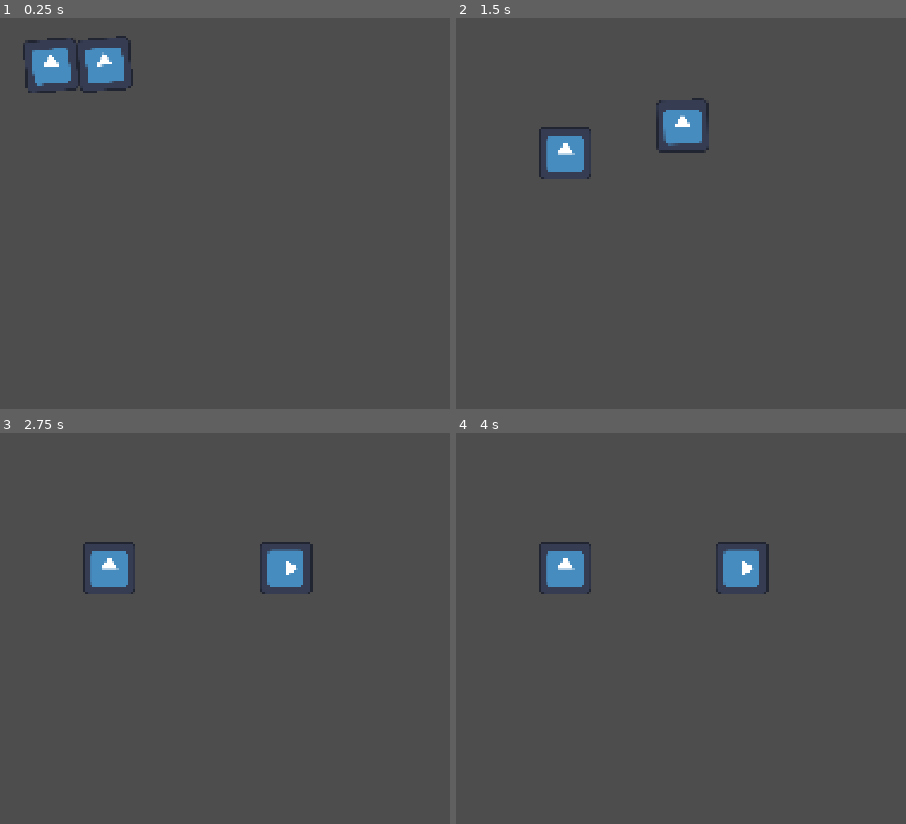
Above: before the commit, frames 1-4 (two rows, left to right).
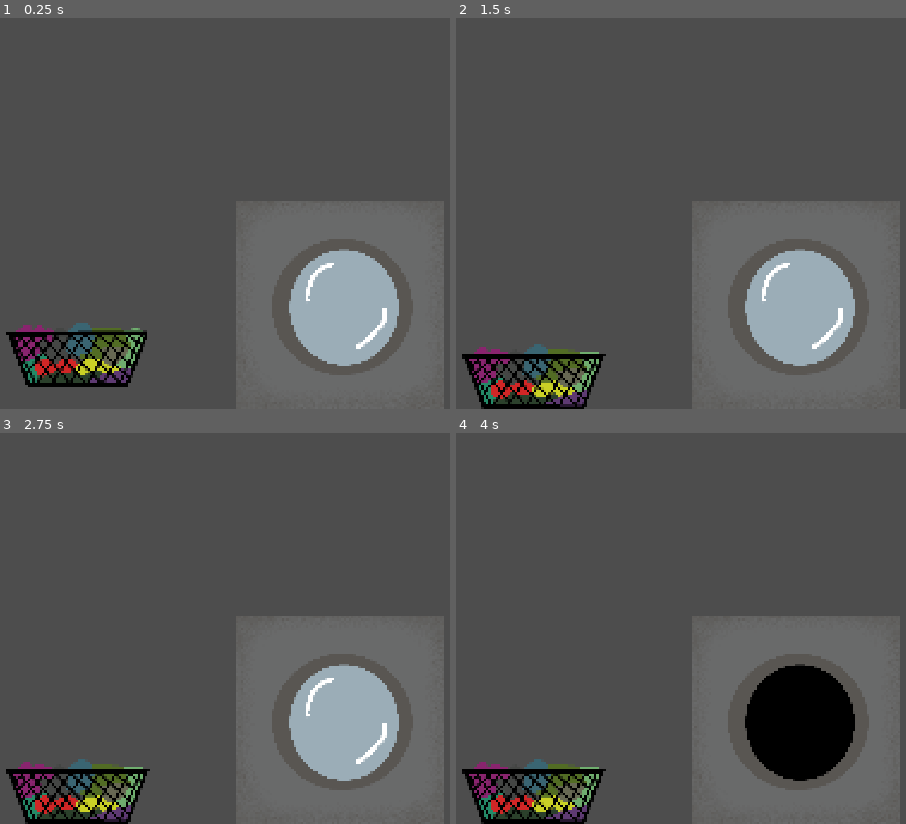
Above: after the commit, the same moments.

Repository: AndrewCromar/quux
Game: Godot game, scene res://scenes/world.tscn
Same seed, same stepped clock (60 frames per second), same inputs: the game is played once before the commit and once after it. The engine's default icon, where the game draws it, is replaced by a stand-in: a white triangle on a blue panel in a dark square.
Inputs (mouse positions are in pixels of both pictures, inside the frame that each line leads up to):
- Up to frame 1 (0.25 s): no input
- Up to frame 2 (1.5 s): drag from (505, 104) to (613, 84) at 0.52 s; drag from (564, 154) to (492, 272) at 1.27 s
- Up to frame 3 (2.75 s): move the mouse to (157, 499) at 2.02 s; click (157, 499) at 2.17 s
- Up to frame 4 (4 s): tap Enter at 2.75 s; drag from (492, 687) to (outside the picture) at 2.77 s; tap Space at 3.5 s; move the mouse to (775, 667) at 3.52 s; click (775, 667) at 3.67 s

The runs differ from the first frame. In frame 1, 24% of the frame differs, in the area x 1-99%, y 4-100%; in frame 2, 24%, in the area x 1-99%, y 20-100%; in frame 3, 24%; in frame 4, 24%.

Commit message:
working on machines

Diff:
--- a/godot-project/project.godot
+++ b/godot-project/project.godot
@@ -25,6 +25,7 @@
 [file_customization]
 
 folder_colors={
+"res://assets/": "purple",
 "res://scenes/": "red",
 "res://scripts/": "orange"
 }
--- a/godot-project/scenes/hamper.tscn
+++ b/godot-project/scenes/hamper.tscn
@@ -1,17 +1,21 @@
 [gd_scene format=3 uid="uid://mqjis7drf21v"]
 
-[ext_resource type="Texture2D" uid="uid://wgbp4vh5wvfm" path="res://icon.svg" id="1_j62j5"]
 [ext_resource type="Script" uid="uid://db0y1hi4kkp4e" path="res://scripts/hamper.gd" id="1_jnhrs"]
-
-[sub_resource type="RectangleShape2D" id="RectangleShape2D_jnhrs"]
-size = Vector2(128, 128)
+[ext_resource type="Texture2D" uid="uid://dfxrfcxi0h5pj" path="res://assets/hamper_empty.png" id="2_jnhrs"]
+[ext_resource type="Texture2D" uid="uid://c8kpavw4okk68" path="res://assets/hamper_full_dry.png" id="3_qiu2a"]
+[ext_resource type="Texture2D" uid="uid://buy1x5fhjsxvv" path="res://assets/hamper_full_wet.png" id="4_tq2a4"]
 
 [node name="Hamper" type="RigidBody2D" unique_id=1841701046]
+z_index = 1
 input_pickable = true
 script = ExtResource("1_jnhrs")
+graphic_empty = ExtResource("2_jnhrs")
+graphic_full_dry = ExtResource("3_qiu2a")
+graphic_full_wet = ExtResource("4_tq2a4")
 
-[node name="CollisionShape2D" type="CollisionShape2D" parent="." unique_id=416942351]
-shape = SubResource("RectangleShape2D_jnhrs")
+[node name="CollisionShape2D" type="CollisionPolygon2D" parent="." unique_id=1385030802]
+polygon = PackedVector2Array(-175, -30, 175, -30, 120, 100, -120, 100)
 
 [node name="Sprite2D" type="Sprite2D" parent="." unique_id=1341705435]
-texture = ExtResource("1_j62j5")
+z_index = 1
+texture = ExtResource("2_jnhrs")
--- a/godot-project/scenes/machine.tscn
+++ b/godot-project/scenes/machine.tscn
@@ -1,3 +1,19 @@
 [gd_scene format=3 uid="uid://ck2fs1yqbf2nd"]
 
-[node name="Machine" type="Node2D" unique_id=844803869]
+[ext_resource type="Script" uid="uid://b7n8afr24tjuj" path="res://scripts/machine.gd" id="1_73k52"]
+[ext_resource type="Texture2D" uid="uid://bx1jbc00tvodf" path="res://assets/washer_empty_closed.png" id="1_a5lir"]
+[ext_resource type="Texture2D" uid="uid://m83j6wsk2qdm" path="res://assets/washer_empty_open.png" id="3_448ux"]
+
+[sub_resource type="RectangleShape2D" id="RectangleShape2D_a5lir"]
+size = Vector2(500, 500)
+
+[node name="Machine" type="Area2D" unique_id=1409377652]
+script = ExtResource("1_73k52")
+graphic_empty_closed = ExtResource("1_a5lir")
+graphic_empty_open = ExtResource("3_448ux")
+
+[node name="CollisionShape2D" type="CollisionShape2D" parent="." unique_id=1850751553]
+shape = SubResource("RectangleShape2D_a5lir")
+
+[node name="Sprite2D" type="Sprite2D" parent="." unique_id=2117422900]
+texture = ExtResource("1_a5lir")
--- a/godot-project/scenes/world.tscn
+++ b/godot-project/scenes/world.tscn
@@ -1,21 +1,27 @@
 [gd_scene format=3 uid="uid://cm4aftjwe5wi4"]
 
 [ext_resource type="PackedScene" uid="uid://mqjis7drf21v" path="res://scenes/hamper.tscn" id="1_nnsk1"]
+[ext_resource type="PackedScene" uid="uid://ck2fs1yqbf2nd" path="res://scenes/machine.tscn" id="2_rwgxs"]
 
 [sub_resource type="RectangleShape2D" id="RectangleShape2D_e5uuo"]
-size = Vector2(1920, 20)
+size = Vector2(5760, 100)
 
 [node name="World" type="Node2D" unique_id=1794034208]
 
-[node name="Ground" type="StaticBody2D" parent="." unique_id=484946429]
+[node name="Camera2D" type="Camera2D" parent="." unique_id=418939702]
 
-[node name="CollisionShape2D" type="CollisionShape2D" parent="Ground" unique_id=1185455419]
+[node name="Y Bounds" type="StaticBody2D" parent="." unique_id=484946429]
+
+[node name="Top" type="CollisionShape2D" parent="Y Bounds" unique_id=157087523]
+position = Vector2(0, -590)
+shape = SubResource("RectangleShape2D_e5uuo")
+
+[node name="Bottom" type="CollisionShape2D" parent="Y Bounds" unique_id=1185455419]
+position = Vector2(0, 590)
 shape = SubResource("RectangleShape2D_e5uuo")
 
 [node name="Hamper" parent="." unique_id=1841701046 instance=ExtResource("1_nnsk1")]
-position = Vector2(0, -314)
+position = Vector2(0, 358)
 
-[node name="Hamper2" parent="." unique_id=1587393949 instance=ExtResource("1_nnsk1")]
-position = Vector2(0, -314)
-
-[node name="Camera2D" type="Camera2D" parent="." unique_id=418939702]
+[node name="Machine" parent="." unique_id=844803869 instance=ExtResource("2_rwgxs")]
+position = Vector2(630, 288)
--- a/godot-project/scripts/hamper.gd
+++ b/godot-project/scripts/hamper.gd
@@ -1,14 +1,22 @@
 extends RigidBody2D
+
+@export var graphic_empty : Texture2D
+@export var graphic_full_dry : Texture2D
+@export var graphic_full_wet : Texture2D
 
 @export var drag_force : float = 500.0
 @export var drag_damping : float = 50.0
 
+@onready var graphic : Sprite2D = $Sprite2D
+
 var dragging : bool
 
-func _ready() -> void:
-	input_event.connect(_input_event)
+var full : bool = true
+var wet : bool = false
 
 func _physics_process(_delta: float) -> void:
+	graphic.texture = (graphic_full_wet if wet else graphic_full_dry) if full else graphic_empty
+
 	if dragging:
 		var to_mouse := get_global_mouse_position() - global_position
 		apply_central_force(to_mouse * drag_force - linear_velocity * drag_damping)
@@ -17,6 +25,7 @@
 	if event is InputEventMouseButton and event.button_index == MOUSE_BUTTON_LEFT:
 		if event.pressed:
 			dragging = true
+			get_viewport().set_input_as_handled()
 
 func _unhandled_input(event: InputEvent) -> void:
 	if event is InputEventMouseButton and event.button_index == MOUSE_BUTTON_LEFT:
--- /dev/null
+++ b/godot-project/scripts/machine.gd
@@ -0,0 +1,22 @@
+extends Area2D
+
+@export var graphic_empty_closed : Texture2D
+@export var graphic_empty_open : Texture2D
+
+@onready var graphic : Sprite2D = $Sprite2D
+
+var open : bool = false
+
+func _ready() -> void:
+	body_entered.connect(_on_body_entered)
+
+func _process(_delta: float) -> void:
+	graphic.texture = graphic_empty_open if open else graphic_empty_closed
+
+func _on_body_entered(body: Node2D) -> void:
+	print(body)
+
+func _input_event(_viewport: Node, event: InputEvent, _shape_idx: int) -> void:
+	if event is InputEventMouseButton and event.button_index == MOUSE_BUTTON_LEFT:
+		if event.pressed:
+			open = !open
Binary file added: godot-project/assets/hamper_empty.png
Not shown, added: godot-project/assets/hamper_empty.png.import
Binary file added: godot-project/assets/hamper_full_dry.png
Not shown, added: godot-project/assets/hamper_full_dry.png.import
Binary file added: godot-project/assets/hamper_full_wet.png
Not shown, added: godot-project/assets/hamper_full_wet.png.import
Binary file added: godot-project/assets/washer_empty_closed.png
Not shown, added: godot-project/assets/washer_empty_closed.png.import
Binary file added: godot-project/assets/washer_empty_open.png
Not shown, added: godot-project/assets/washer_empty_open.png.import
Binary file added: godot-project/assets/washer_full_closed.png
Not shown, added: godot-project/assets/washer_full_closed.png.import
(and 3 more such lines)
